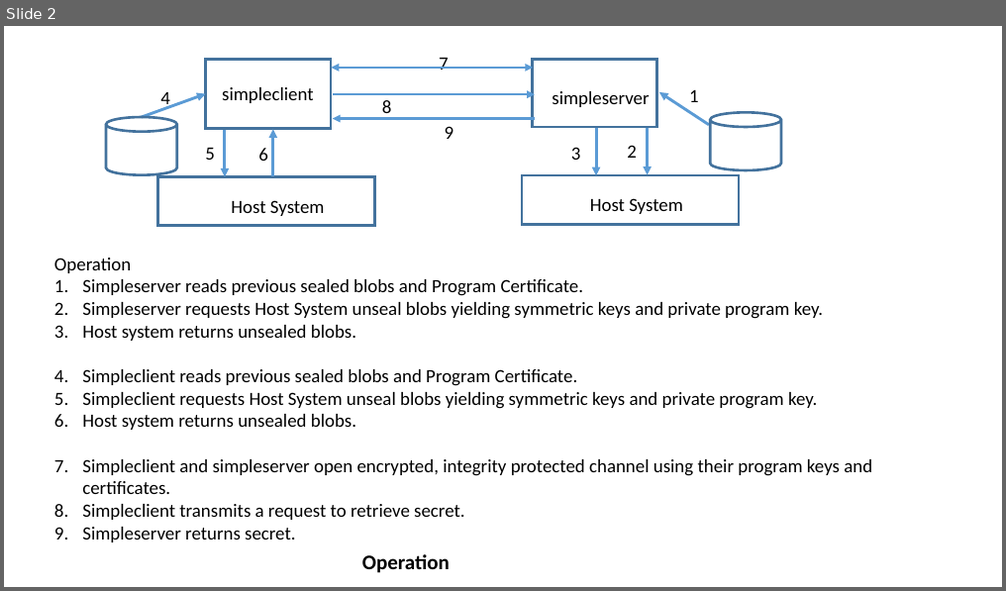
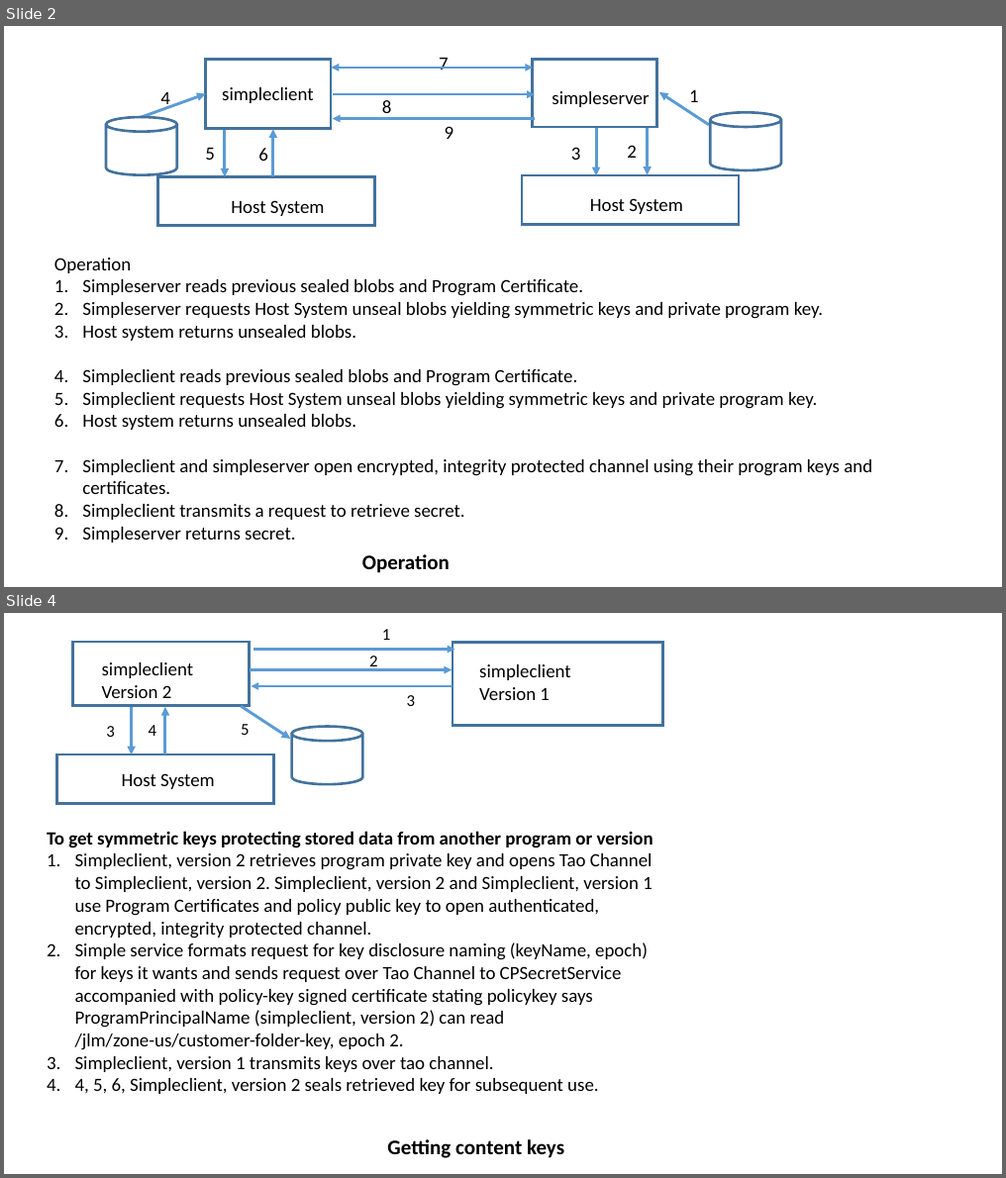
Before and after one commit to jlmucb/cloudproxy, a slide deck: Doc/CPdiagrams.pptx. Shown one above the other, each under a label of ours: slide 2 before the commit, slides 2 and 4 after it; the slides between them are not shown. The pictures are 1006x591 and 1006x1178 pixels, drawn with LibreOffice and Linux fonts; fonts in the diff are those of the drawing. Boxes give left, top, right and bottom in pixels: in the first picture for what was removed or moved away, otherwise in the second. Text is boxed around its words. In the diff, an @@ line names an element or a change of style, - is before the commit and + after.

```diff
--- a/Doc/CPdiagrams.pptx
+++ b/Doc/CPdiagrams.pptx
@@ slide 4 added at <box>4,613,1002,1174</box>, background #FFFFFF @@
@@ rectangle added at <box>73,642,249,706</box>, outline #43739E 2.5 pt @@
@@ text added at <box>382,629,390,640</box>, 16 pt, text #000000 @@
+1
@@ rectangle added at <box>452,642,662,726</box>, outline #43739E 2.5 pt @@
@@ text added at <box>102,663,194,698</box>, 18 pt, text #000000 @@
+simpleclient
+Version 2
@@ arrow added from (251, 669) to (451, 669), #5B9BD5 2.5 pt @@
@@ arrow added from (253, 649) to (454, 649), #5B9BD5 2.5 pt @@
@@ text added at <box>369,656,377,670</box>, 16 pt, text #000000 @@
+2
@@ text added at <box>479,664,571,700</box>, 18 pt, text #000000 @@
+simpleclient
+Version 1
@@ arrow added from (452, 686) to (252, 686), #5B9BD5 2.5 pt @@
@@ text added at <box>407,695,415,706</box>, 16 pt, text #000000 @@
+3
@@ text added at <box>106,726,114,737</box>, 16 pt, text #000000 @@
+3
@@ arrow added from (132, 707) to (132, 755), #5B9BD5 2.75 pt @@
@@ text added at <box>149,725,156,736</box>, 16 pt, text #000000 @@
+4
@@ arrow added from (165, 755) to (165, 707), #5B9BD5 2.75 pt @@
@@ text added at <box>241,724,249,735</box>, 16 pt, text #000000 @@
+5
@@ arrow added from (242, 707) to (291, 739), #5B9BD5 2.75 pt @@
@@ cylinder added at <box>291,726,362,784</box>, outline #43739E 2.5 pt @@
@@ rectangle added at <box>57,755,274,803</box>, outline #43739E 2.5 pt @@
@@ text added at <box>122,773,215,789</box>, 18 pt, text #000000 @@
+Host System
@@ text added at <box>47,831,653,1094</box>, 18 pt, text #000000 @@
+To get symmetric keys protecting stored data from another program or version
+1. Simpleclient, version 2 retrieves program private key and opens Tao Channel to Simpleclient, version 2. Simpleclient, version 2 and Simpleclient, version 1 use Program Certificates and policy public key to open authenticated, encrypted, integrity protected channel.
+2. Simple service formats request for key disclosure naming (keyName, epoch) for keys it wants and sends request over Tao Channel to CPSecretService accompanied with policy-key signed certificate stating policykey says ProgramPrincipalName (simpleclient, version 2) can read /jlm/zone-us/customer-folder-key, epoch 2.
+3. Simpleclient, version 1 transmits keys over tao channel.
+4. 4, 5, 6, Simpleclient, version 2 seals retrieved key for subsequent use.
@@ text added at <box>387,1140,564,1158</box>, 20 pt, text #000000, bold @@
+Getting content keys
```
Also in this commit, not shown: 1 other slide added, 2 other files.
